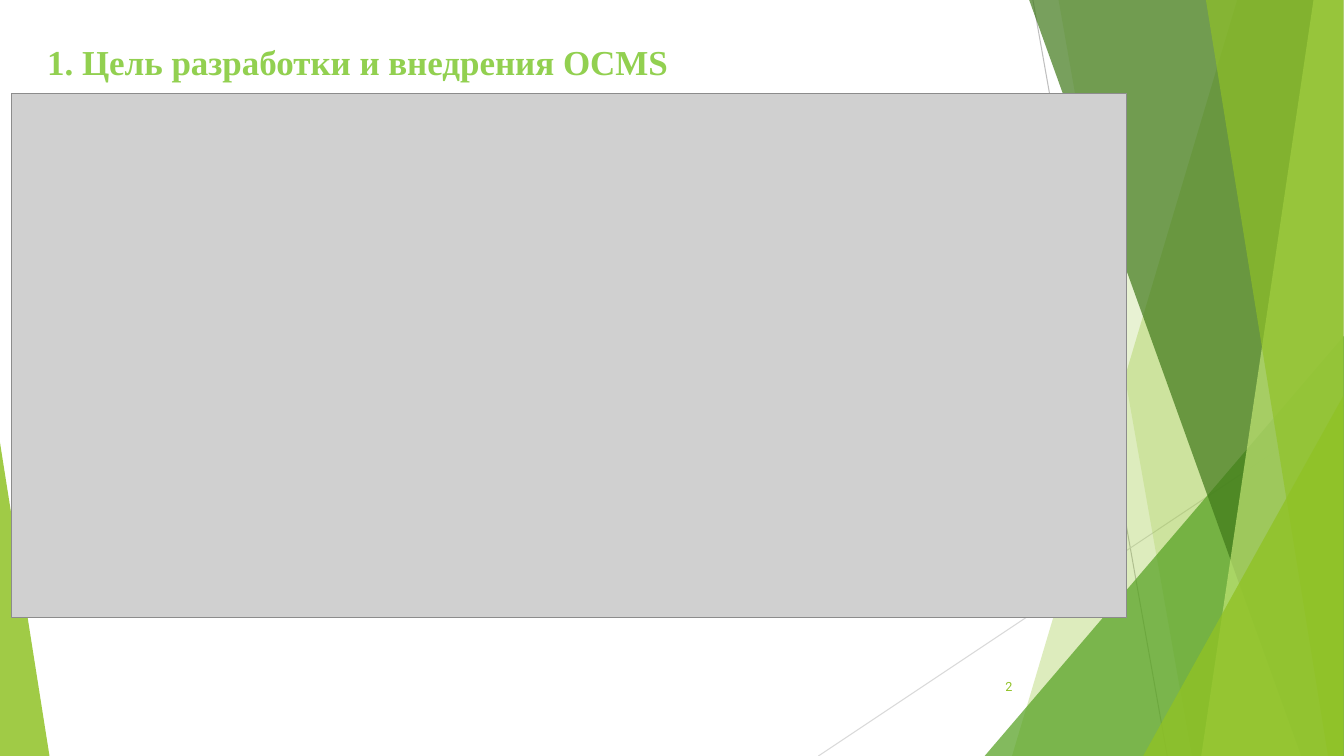
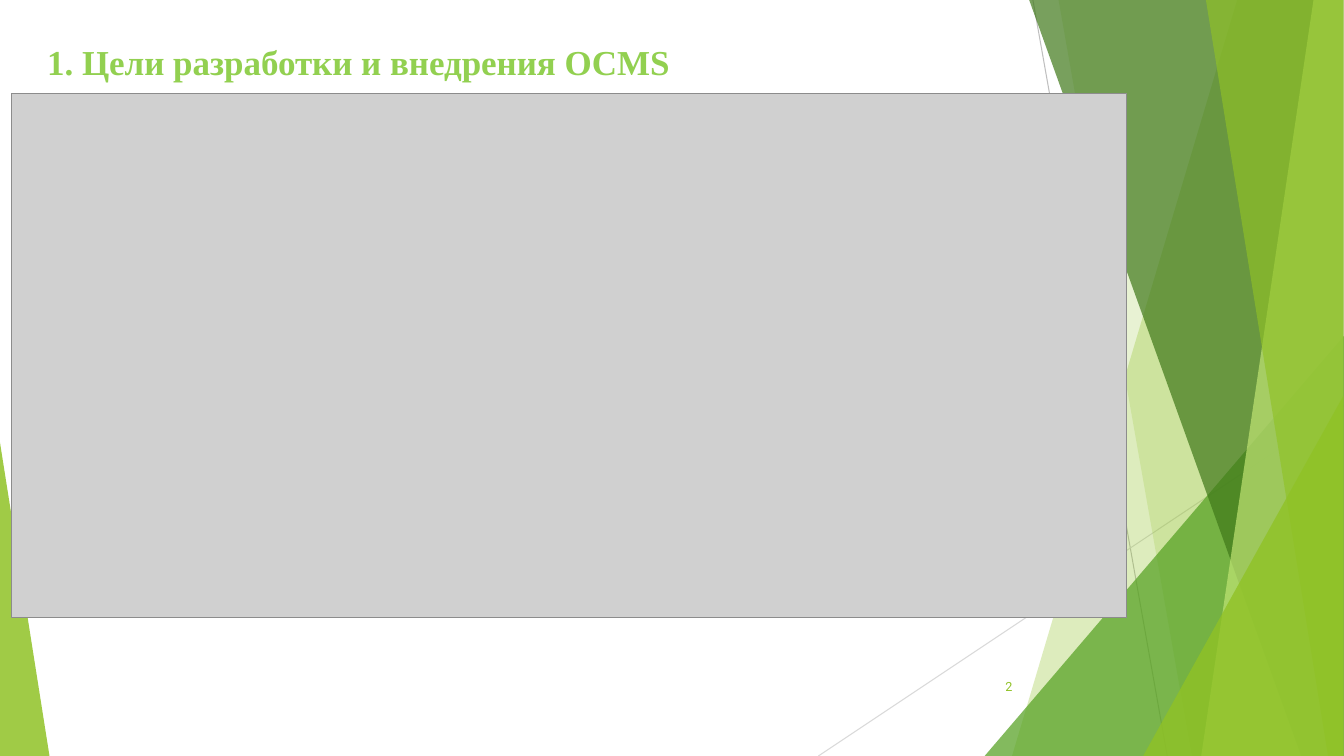
Before and after one commit to ocmsystem/ocmsystem.github.io, a slide deck: slide 2 of files/presentations/OCMSystem_RU.ppt. Drawn at 1344x756 pixels with LibreOffice and Linux fonts; fonts in the diff are those of the drawing; grey boxes stand for pictures. Boxes give left, top, right and bottom in pixels: in the first picture for what was removed or moved away, otherwise in the second. Text is boxed around its words. In the diff, an @@ line names an element or a change of style, - is before the commit and + after.

```diff
--- a/files/presentations/OCMSystem_RU.ppt
+++ b/files/presentations/OCMSystem_RU.ppt
@@ title at box(47, 50, 670, 82): text changed @@
-1. Цель разработки и внедрения OCMS
+1. Цели разработки и внедрения OCMS
```
Also in this commit, not shown: 5 other slides changed, 2 slides removed.
